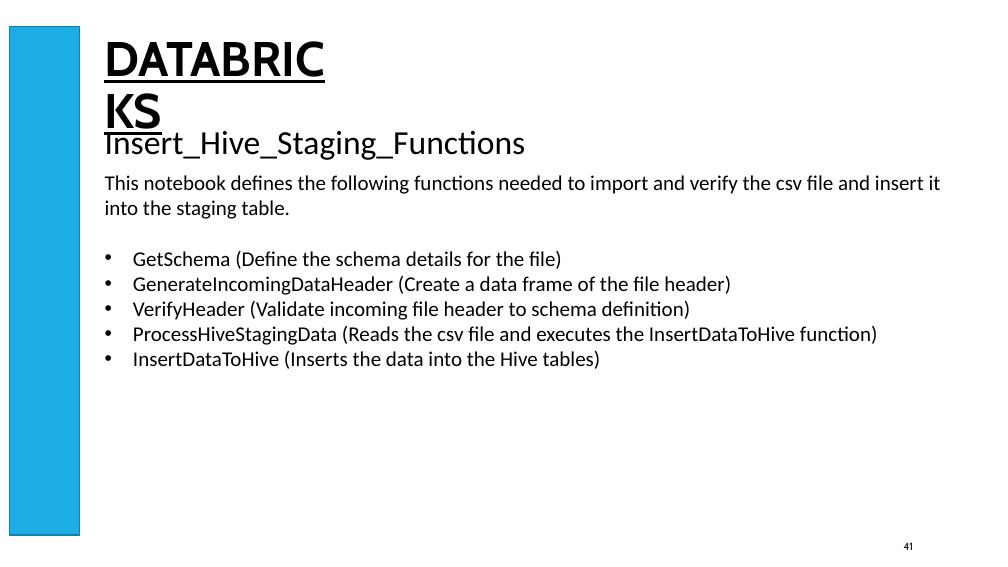
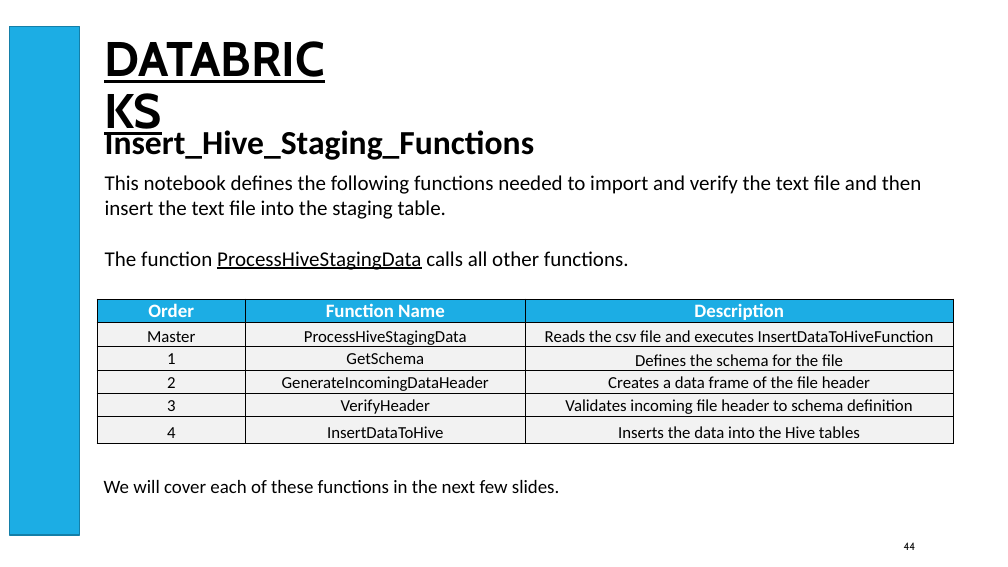
Before and after one commit to smpetersgithub/AdvancedSQLPuzzles, a slide deck: slide 44 of Suppliers and Parts Hive Demo/Azure Databricks Spark Hive Demo Powerpoint.pptx (slide 41 before the commit). Drawn at 1008x567 pixels with LibreOffice and Linux fonts; fonts in the diff are those of the drawing. Boxes give left, top, right and bottom in pixels: in the first picture for what was removed or moved away, otherwise in the second. Text is boxed around its words. In the diff, an @@ line names an element or a change of style, - is before the commit and + after.

```diff
--- a/Suppliers and Parts Hive Demo/Azure Databricks Spark Hive Demo Powerpoint.pptx
+++ b/Suppliers and Parts Hive Demo/Azure Databricks Spark Hive Demo Powerpoint.pptx
@@ text "Insert_Hive_Staging_Functions" at (105, 127, 535, 160): bold on @@
@@ text at (105, 175, 922, 270): text changed @@
-This notebook defines the following functions needed to import and verify the csv file and insert it into the staging table.
-• GetSchema (Define the schema details for the file)
-• GenerateIncomingDataHeader (Create a data frame of the file header)
-• VerifyHeader (Validate incoming file header to schema definition)
-• ProcessHiveStagingData (Reads the csv file and executes the InsertDataToHive function)
-• InsertDataToHive (Inserts the data into the Hive tables)
+This notebook defines the following functions needed to import and verify the text file and then insert the text file into the staging table.
+The function ProcessHiveStagingData calls all other functions.
@@ table added at (98, 299, 954, 444), 6 rows, 3 columns @@
+Order | Function Name | Description
+Master | ProcessHiveStagingData | Reads the csv file and executes InsertDataToHiveFunction
+1 | GetSchema | Defines the schema for the file
+2 | GenerateIncomingDataHeader | Creates a data frame of the file header
+3 | VerifyHeader | Validates incoming file header to schema definition
+4 | InsertDataToHive | Inserts the data into the Hive tables
@@ text added at (104, 480, 559, 493), 18 pt, text #000000 @@
+We will cover each of these functions in the next few slides.
@@ page number at (904, 542, 916, 550): text changed @@
-41
+44
```
Also in this commit, not shown: 31 other slides changed, 8 slides added.
